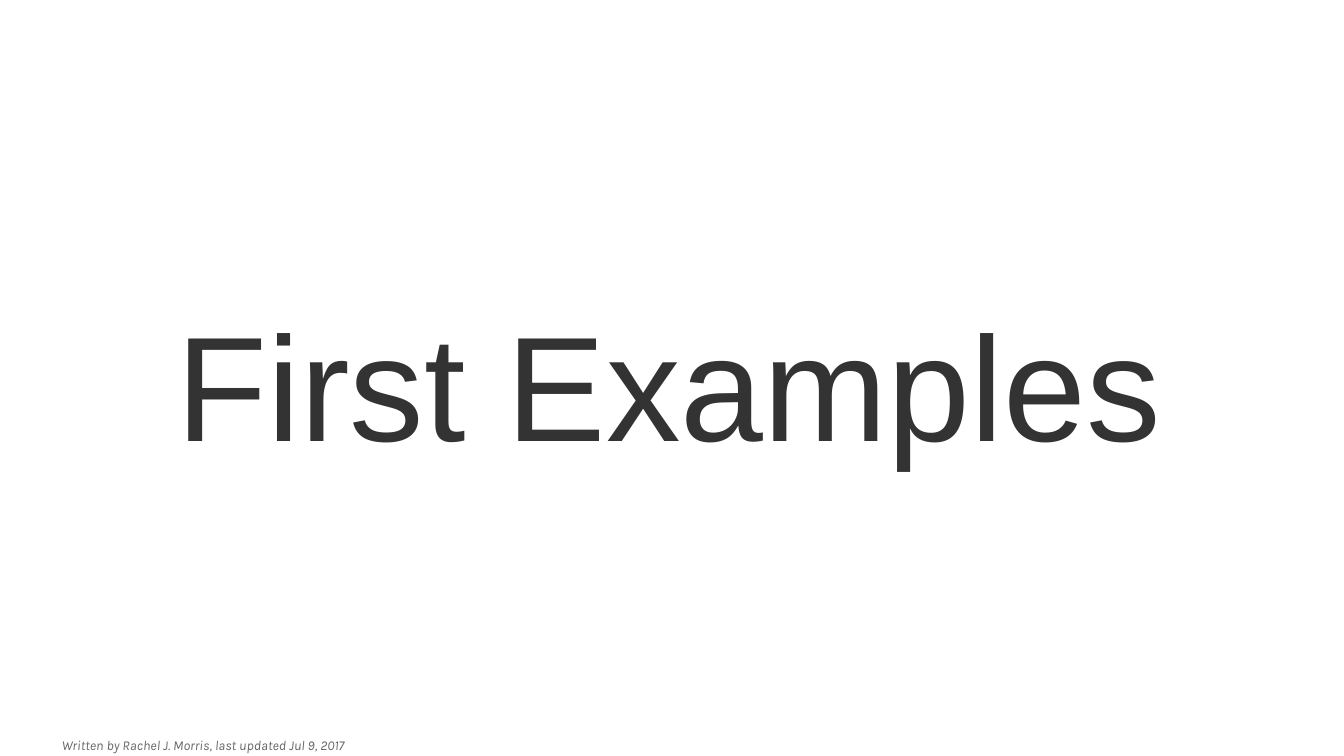
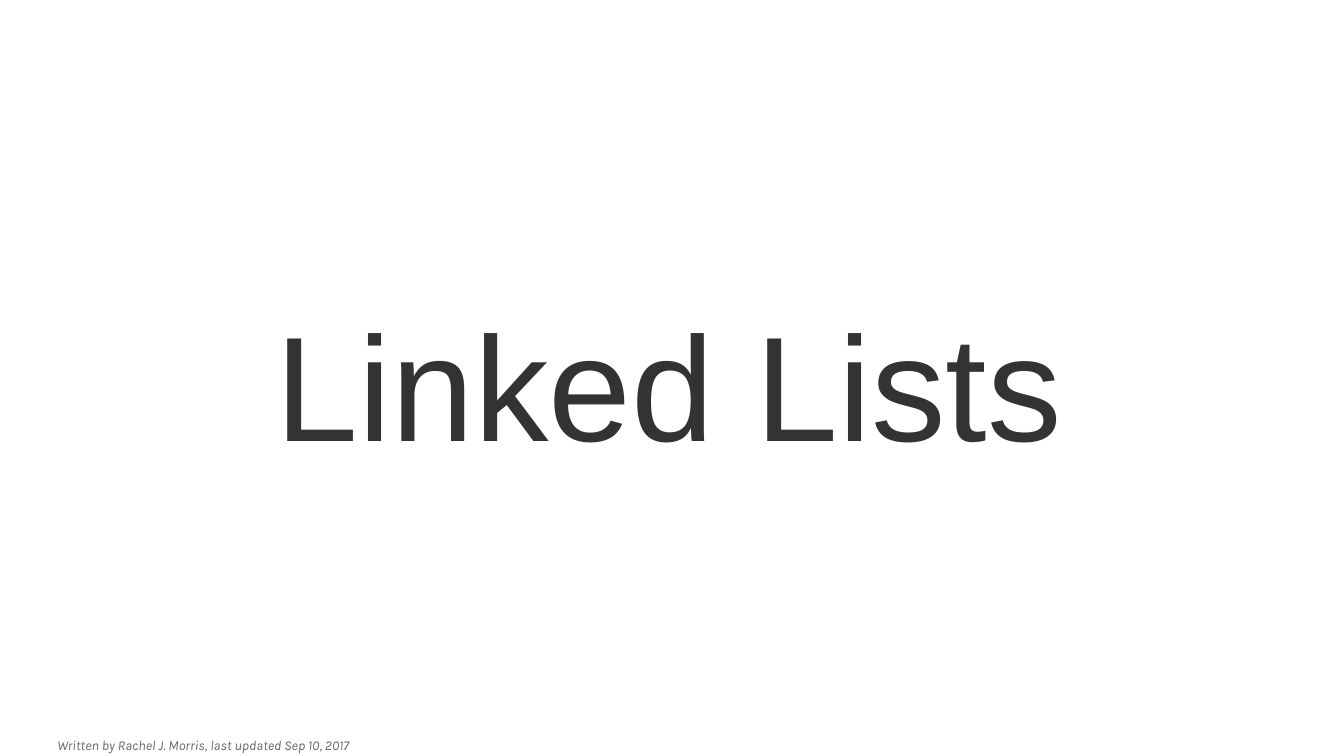
Before and after one commit to mariamhabib/CS250-Data-Structures, a slide deck: slide 1 of Lectures/7_Linked_Lists.odp. Drawn at 1344x756 pixels with LibreOffice and Linux fonts; fonts in the diff are those of the drawing; background and template pictures are left out. Boxes give left, top, right and bottom in pixels: in the first picture for what was removed or moved away, otherwise in the second. Text is boxed around its words. In the diff, an @@ line names an element or a change of style, - is before the commit and + after.

Commit message:
WIP Lecture

```diff
--- a/Lectures/7_Linked_Lists.odp
+++ b/Lectures/7_Linked_Lists.odp
@@ title at [275,333,1062,443]: text changed @@
-First Examples
+Linked Lists
@@ text at [57,741,349,753]: text changed @@
-Written by Rachel J. Morris, last updated Jul 9, 2017
+Written by Rachel J. Morris, last updated Sep 10, 2017
```
Also in this commit, not shown: 1 other slide changed, 1 slide added, 1 slide removed, 1 other file.
